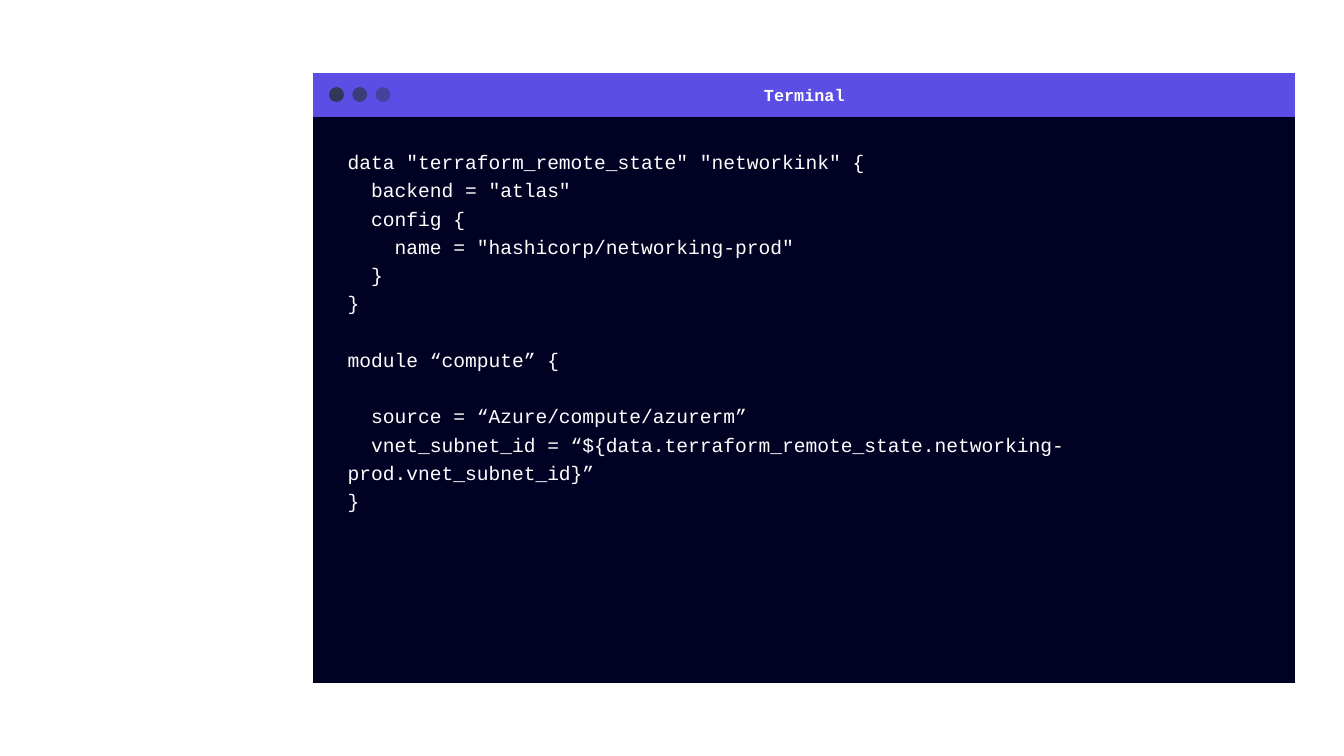
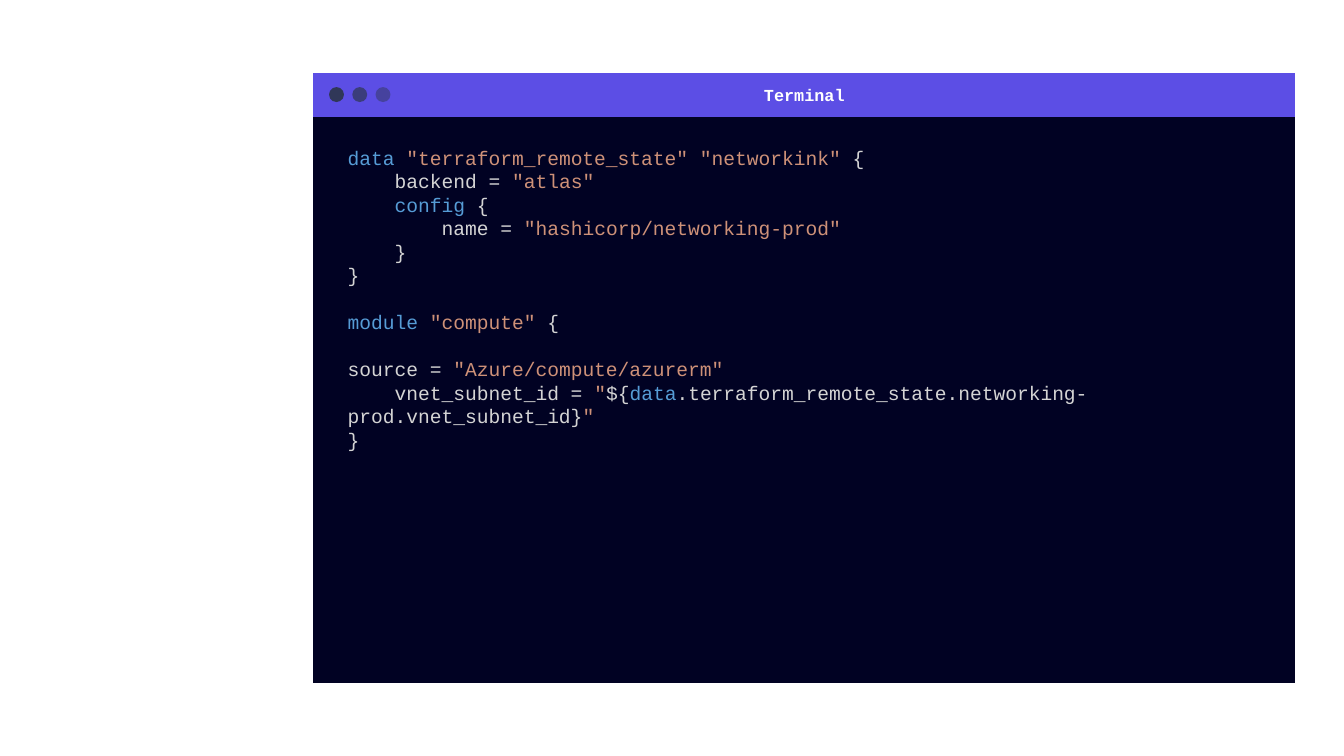
Before and after one commit to grove-mountain/azure-workshop-training, a slide deck: slide 13 of Slides/Azure and Terraform Workshop - Chapter 4.pptx. Drawn at 1344x756 pixels with LibreOffice and Linux fonts; fonts in the diff are those of the drawing; background and template pictures are left out. Boxes give left, top, right and bottom in pixels: in the first picture for what was removed or moved away, otherwise in the second. Text is boxed around its words. In the diff, an @@ line names an element or a change of style, - is before the commit and + after.

Commit message:
Major cleanup/test of entire slide deck.  Removed all references to AWS.  Updated all code examples with color, and Consolas font.  Added instructions on workstation setup.  The course can be taught using VSC with terraform plugins.

```diff
--- a/Slides/Azure and Terraform Workshop - Chapter 4.pptx
+++ b/Slides/Azure and Terraform Workshop - Chapter 4.pptx
@@ text at (348,151,841,239): text colour #FFFFFF to #569CD6 in "data", "config"; text colour #FFFFFF to #CE9178 in ""terraform_remote_state" "networkink"", ""atlas"", ""hashicorp/networking-prod""; text colour #FFFFFF to #D4D4D4 in "{", "backend =", "{", "name =" and 3 more places; line spacing 1.2 to 1 @@
@@ text at (348,315,1087,427): text changed; text colour #FFFFFF to #D4D4D4 @@
-module “compute” {
-source = “Azure/compute/azurerm”
-vnet_subnet_id = “${data.terraform_remote_state.networking-prod.vnet_subnet_id}”
+module "compute" {
+source = "Azure/compute/azurerm"
+vnet_subnet_id = "${data.terraform_remote_state.networking-prod.vnet_subnet_id}"
```
Also in this commit, not shown: 3 other slides changed, 2 other files.
